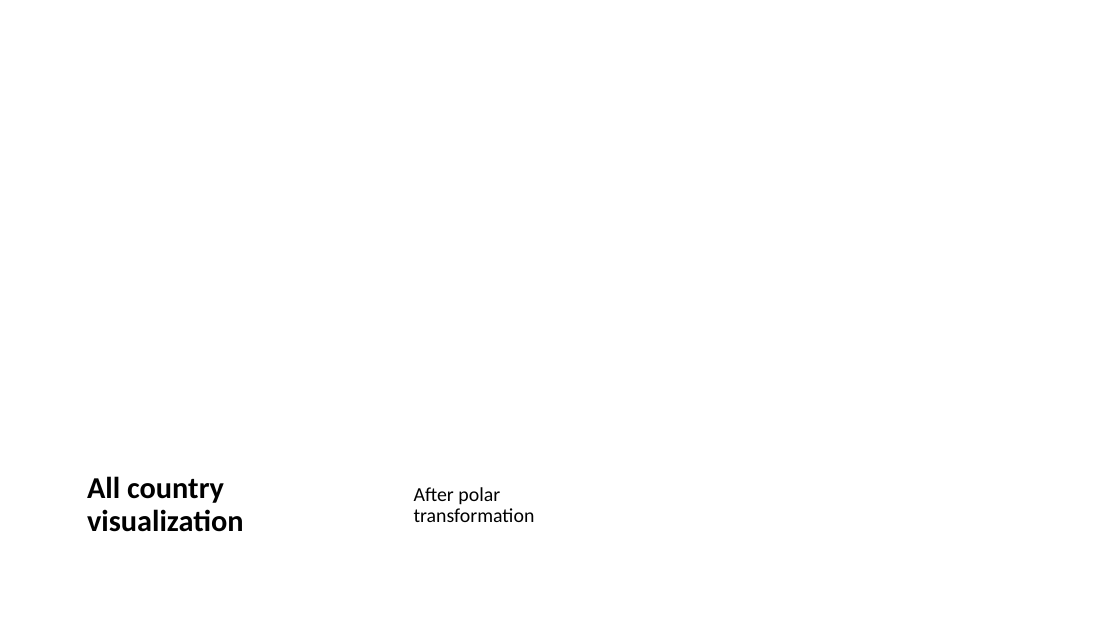
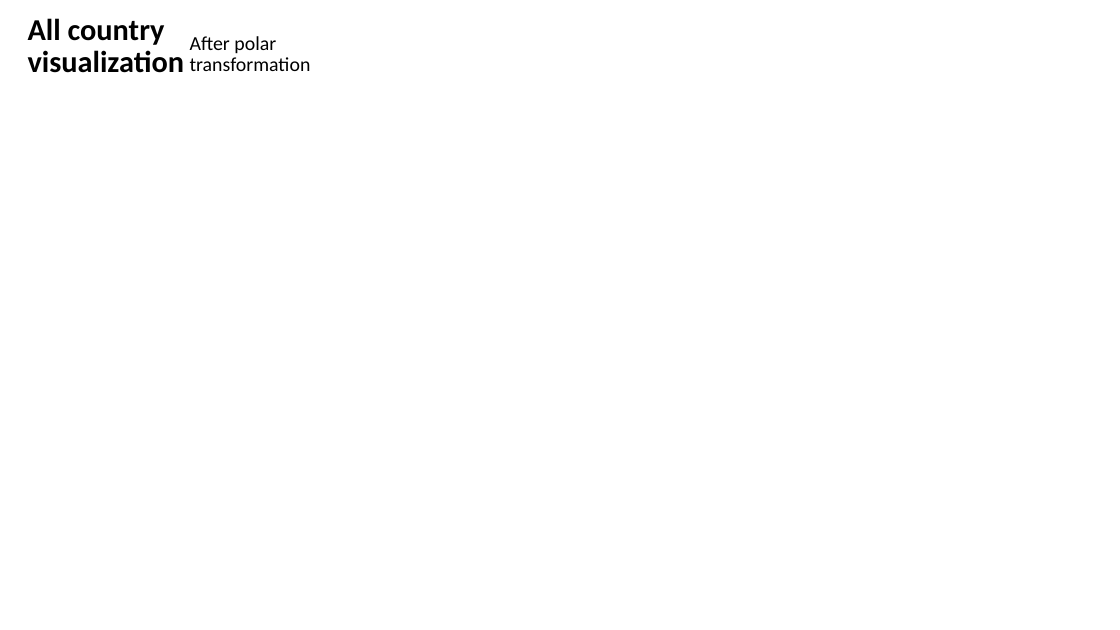
Before and after one commit to ichbinhandsome/Semantic-Differentials-for-Wikipedia-using-the-POLAR-Framework, a slide deck: slide 16 of Results Antonym generation.pptx. Drawn at 1120x630 pixels with LibreOffice and Linux fonts; fonts in the diff are those of the drawing; background and template pictures are left out. Boxes give left, top, right and bottom in pixels: in the first picture for what was removed or moved away, otherwise in the second. Text is boxed around its words. In the diff, an @@ line names an element or a change of style, - is before the commit and + after.

```diff
--- a/Results Antonym generation.pptx
+++ b/Results Antonym generation.pptx
@@ title "All country visualization": place and size @@
-title "All country visualization" at (87, 476, 244, 532)
+title "All country visualization" at (28, 18, 185, 73)
@@ subtitle "After polar transformation": place and size @@
-subtitle "After polar transformation" at (414, 487, 535, 522)
+subtitle "After polar transformation" at (190, 36, 311, 71)
```
Also in this commit, not shown: 1 other slide changed.
